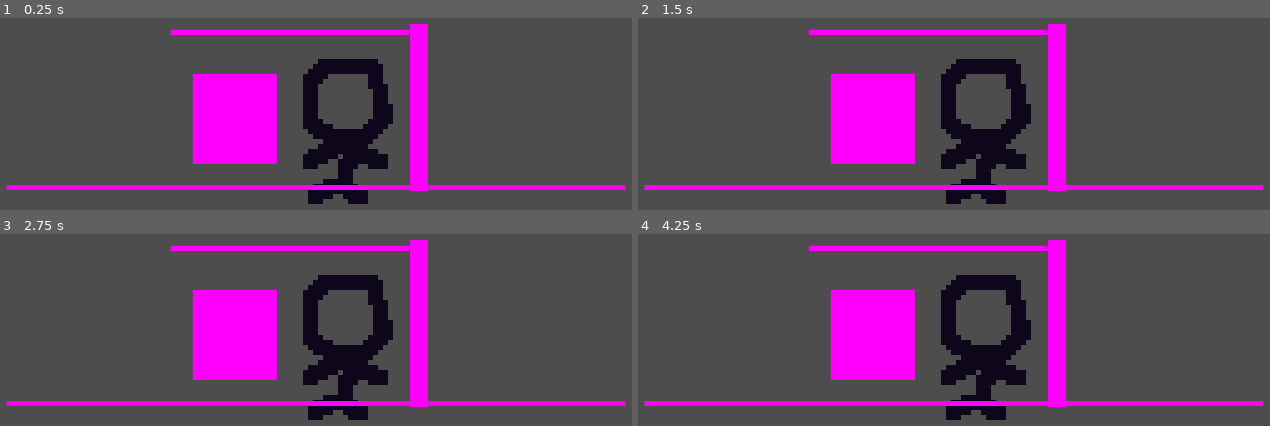
Above: before the commit, frames 1-4 (two rows, left to right).
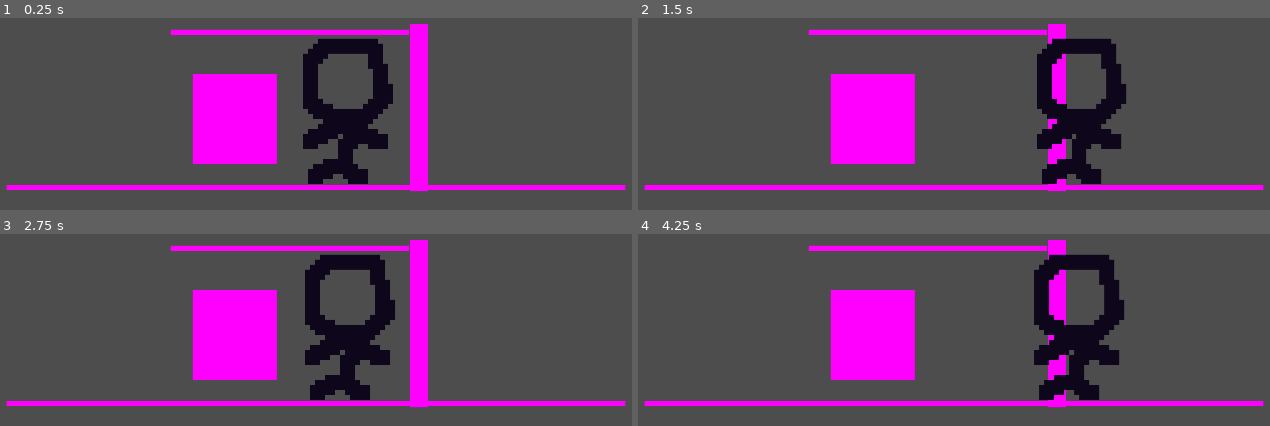
Above: after the commit, the same moments.

Repository: GDYUClub/term-project-w25
Game: Godot game, scene res://src/main/game.tscn
Two runs of this game, one before a commit and one after it. Both use one fixed random seed, a clock stepped at 60 frames per second and the inputs below. This scene is started directly instead of the project's main scene.
Inputs (mouse positions are in pixels of both pictures, inside the frame that each line leads up to):
- Up to frame 1 (0.25 s): no input
- Up to frame 2 (1.5 s): tap Enter (ui_accept) at 0.5 s; move the mouse to (1162, 100) at 0.52 s; hold D (right) 0.53-1.25 s; click (1162, 100) at 0.6 s; tap Space (jump) at 0.77 s; tap E (interact) at 0.8 s; drag from (827, 146) to (1055, 108) at 1.27 s
- Up to frame 3 (2.75 s): tap Enter (ui_accept) at 2 s; move the mouse to (429, 241) at 2.02 s; hold A (left) from 2.03 s (still down); tap Q (analyze) at 2.1 s; tap E (interact) at 2.3 s
- Up to frame 4 (4.25 s): release A (left) at 2.75 s; drag from (outside the picture) to (1162, 335) at 2.77 s; tap Enter (ui_accept) at 3.5 s; move the mouse to (1225, 406) at 3.52 s; hold D (right) from 3.53 s (still down); click (1225, 406) at 3.6 s; tap Space (jump) at 3.77 s; tap E (interact) at 3.8 s

The runs differ from the first frame. In frame 1, 6.2% of the frame differs, in the area x 47-63%, y 10-97%; in frame 2, 11%; in frame 3, 6.4%; in frame 4, 11%, in the area x 47-77%, y 10-97%.
Error before the commit: Parse Error: Identifier "Global" not declared in the current scope. (res://src/player/code/player-old.gd:15)

Commit message:
Started adding inquire params to npcs

Diff:
--- a/project.godot
+++ b/project.godot
@@ -18,6 +18,7 @@
 [autoload]
 
 Inventory="*res://src/autoloads/inventory.gd"
+Global="*res://Global.gd"
 
 [debug]
 
@@ -165,6 +166,11 @@
 "events": [Object(InputEventKey,"resource_local_to_scene":false,"resource_name":"","device":-1,"window_id":0,"alt_press …(192 unchanged characters)…
 ]
 }
+inquire={
+"deadzone": 0.5,
+"events": [Object(InputEventKey,"resource_local_to_scene":false,"resource_name":"","device":-1,"window_id":0,"alt_pressed":false,"shift_pressed":false,"ctrl_pressed":false,"meta_pressed":false,"pressed":false,"keycode":0,"physical_keycode":82,"key_label":0,"unicode":114,"location":0,"echo":false,"script":null)
+]
+}
 
 [rendering]
 
--- a/src/dialogue/npc_interactable.gd
+++ b/src/dialogue/npc_interactable.gd
@@ -5,6 +5,8 @@
 @export var character1_sprite : Texture
 @export var character2_sprite : Texture
 @export var repeatable_conversation : bool
+@export var inquiry_clue = -1
+@export var inquity_dialogue : JSON
 @onready var dialogue_manager: DialogueManager = %DialogueManager
 var is_interacted_with : bool = false
 
--- a/src/player/code/player.gd
+++ b/src/player/code/player.gd
@@ -6,6 +6,8 @@
 @onready var sprite: Sprite2D = $Sprite2D
 @onready var alertSprite: Sprite2D = $AlertSprite
 @onready var area: Area2D = $Area2D
+
+signal start_inquire
 
 var can_move: bool = true
 
@@ -24,7 +26,6 @@
 }
 
 @export var current_move_type: MOVETYPES
-
 
 # Called when the node enters the scene tree for the first time.
 #3
@@ -84,6 +85,11 @@
 	if interactable.is_in_group("npc"):
 		interactable.talk_to_npc()
 
+func inquire():
+	if not interactable:
+		return
+	if interactable.is_in_group("npc"):
+		start_inquire.emit(interactable)
 
 func _animate():
 	if velocity != Vector2.ZERO:
Binary file added: assets/sprites/Inquire.png
Not shown, added: assets/sprites/Inquire.png.import
Not shown: 1 places in src/levels/tutorial/tutorial.tscn that only renumber resources
